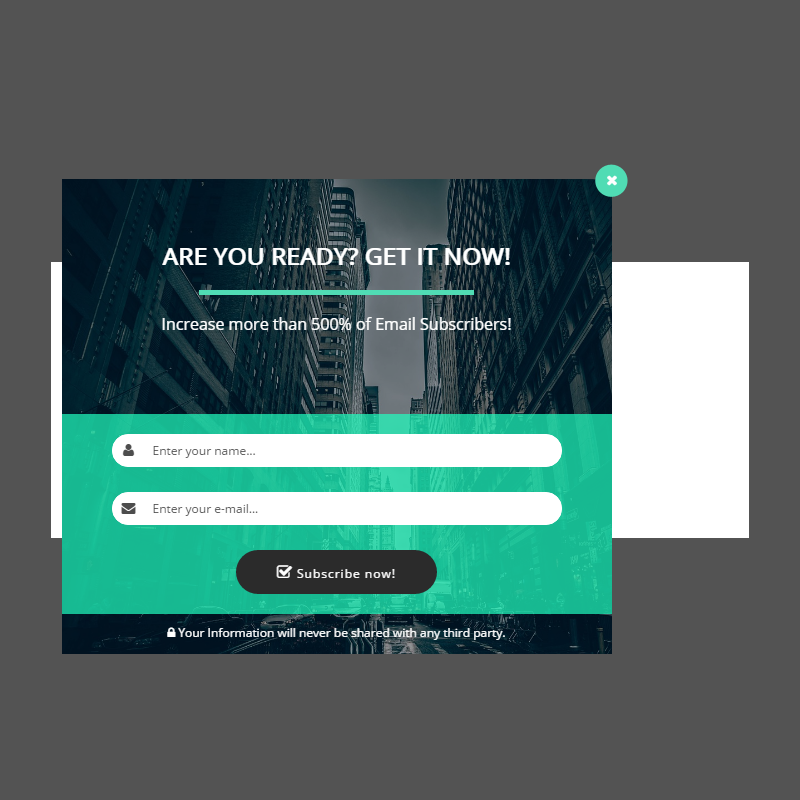
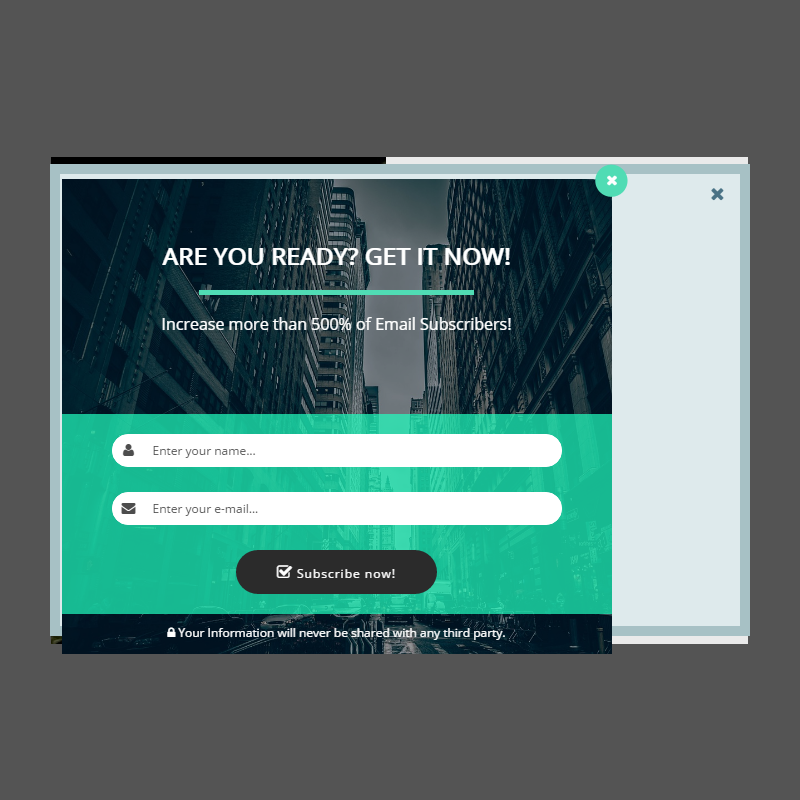
The second 800px x 800px image is a revision of the first. Changes to its layers:
painted on "Layer 9" over 62, 164, 628, 644
removed layer "Shape 1" over 595, 164, 628, 197
showed "Layer 5" over 50, 164, 750, 636
showed "Layer 4" over 51, 302, 748, 498
showed "Layer 3" over 51, 157, 748, 644
showed "Layer 1" over 51, 262, 749, 538
renamed "Layer 7" to "Layer 10", moved it above "Background", painted on it over 50, 157, 750, 644
hid "Background" over 50, 157, 750, 644
